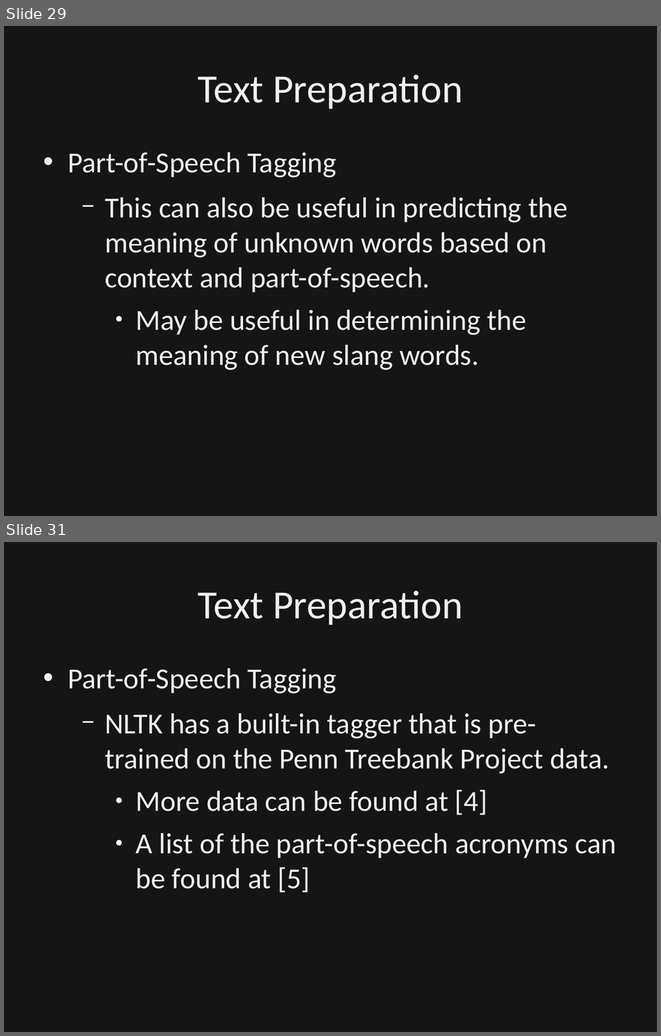
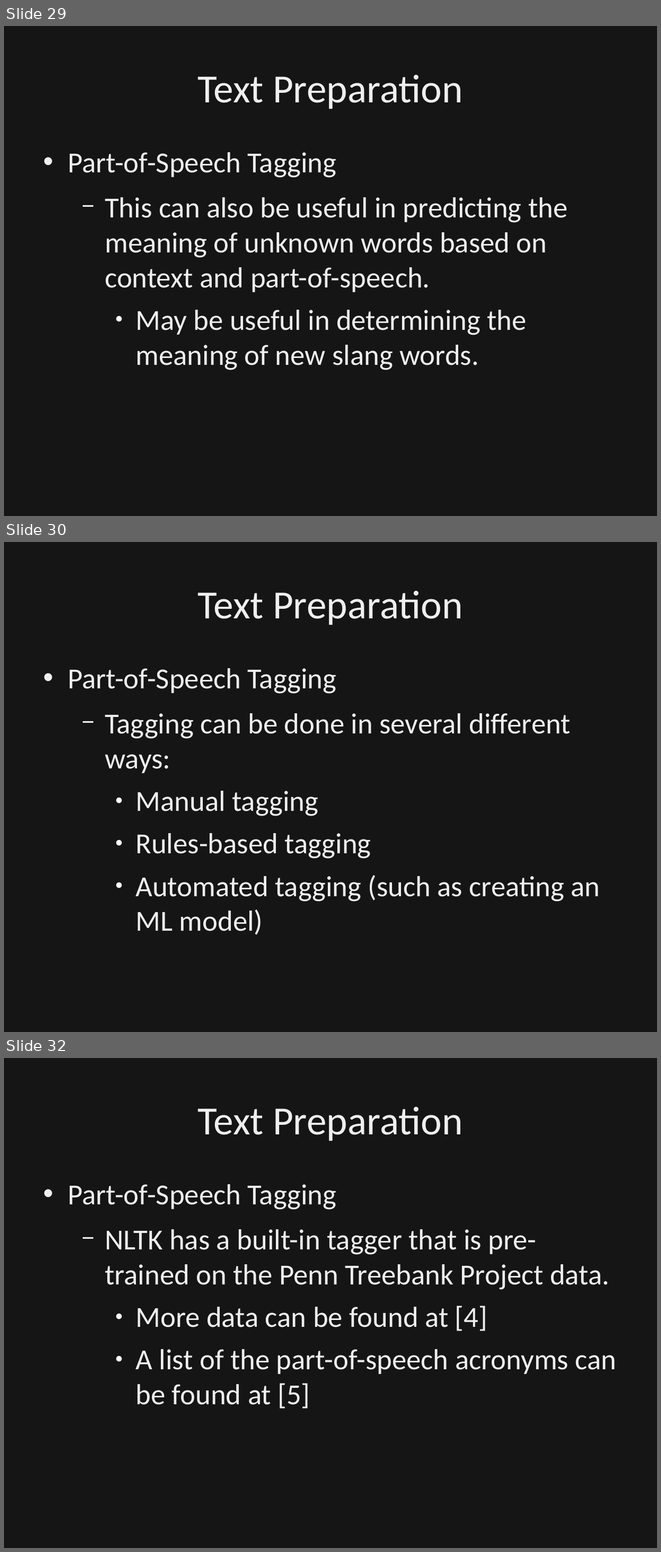
Before and after one commit to dbowmans46/PracticalProgramming, a slide deck: Session 7 - Python/Instructional Material/Session 7 - Python Brief Intro to NLP.odp. Shown one above the other, each under a label of ours: slides 29 and 31 before the commit, slides 29, 30 and 32 after it; the slides between them are not shown. The pictures are 661x1036 and 661x1552 pixels, drawn with LibreOffice and Linux fonts; fonts in the diff are those of the drawing; background and template pictures are left out; a plain dark background stands for a picture behind light text. Boxes give left, top, right and bottom in pixels: in the first picture for what was removed or moved away, otherwise in the second. Text is boxed around its words. In the diff, an @@ line names an element or a change of style, - is before the commit and + after.

Commit message:
Combined basic text analysis and text classificatoin slides.  Added slides for bag of words and word embedding.  Created python file for corpus analysis examples.  Clarified POS tagger.

```diff
--- a/Session 7 - Python/Instructional Material/Session 7 - Python Brief Intro to NLP.odp
+++ b/Session 7 - Python/Instructional Material/Session 7 - Python Brief Intro to NLP.odp
@@ slide 30 added at (x1=4, y1=542, x2=657, y2=1032), background picture (left out) @@
@@ rectangle added at (x1=4, y1=542, x2=657, y2=1032), fill #000000 at 50% opacity, outline #000000 0 pt @@
@@ title added at (x1=198, y1=591, x2=462, y2=625), 44 pt, text #EFEFEF @@
+Text Preparation
@@ text added at (x1=68, y1=668, x2=600, y2=935), 32 pt, text #EFEFEF @@
+• Part-of-Speech Tagging
+  − Tagging can be done in several different ways:
+    ● Manual tagging
+    ● Rules-based tagging
+    ● Automated tagging (such as creating an ML model)
@@ what was slide 31 is now slide 32 @@
```
Also in this commit, not shown: 8 slides changed, 13 other slides added, 2 slides removed, 1 other file.
